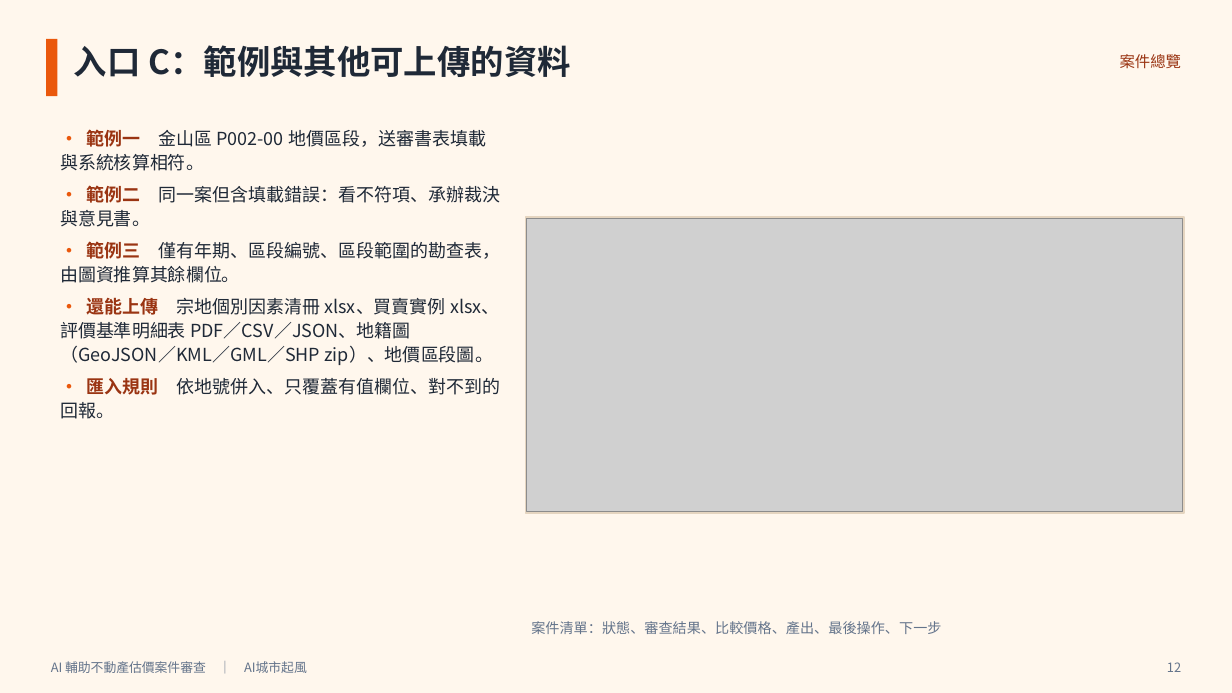
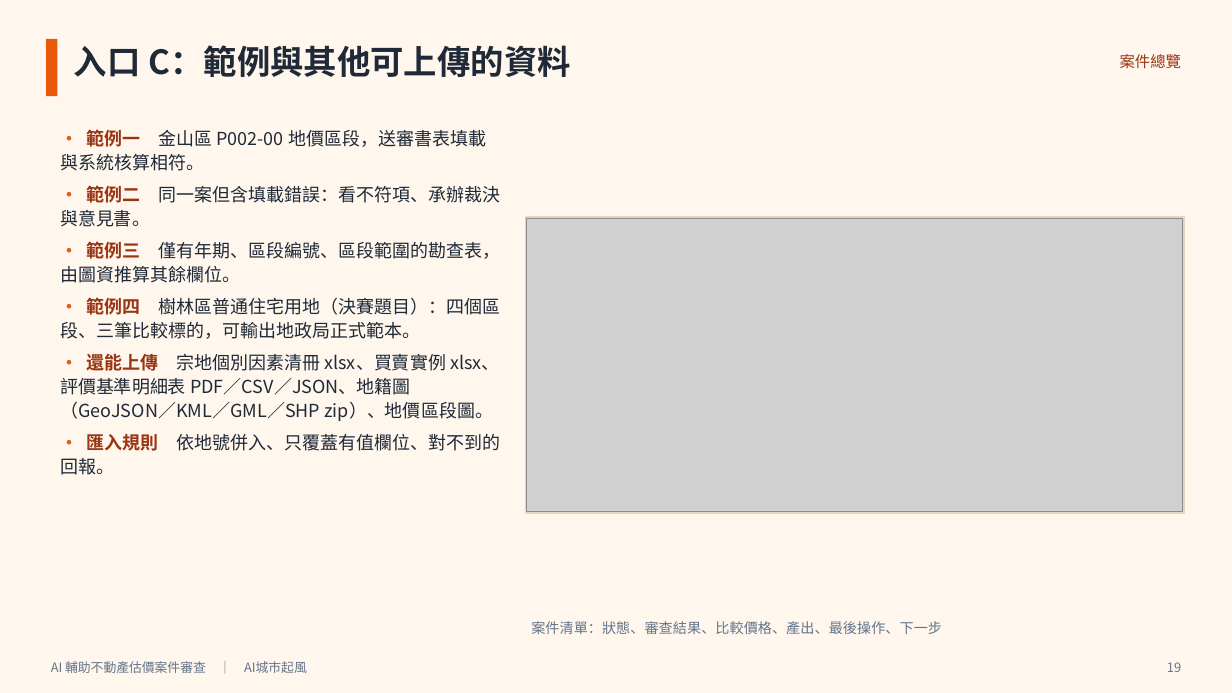
Before and after one commit to Peakqi-com/la-platform-hackthon, a slide deck: slide 19 of docs/demo/AI輔助不動產估價案件審查_簡報.pptx (slide 12 before the commit). Drawn at 1232x693 pixels with LibreOffice and Linux fonts; fonts in the diff are those of the drawing; grey boxes stand for pictures. Boxes give left, top, right and bottom in pixels: in the first picture for what was removed or moved away, otherwise in the second. Text is boxed around its words. In the diff, an @@ line names an element or a change of style, - is before the commit and + after.

```diff
--- a/docs/demo/AI輔助不動產估價案件審查_簡報.pptx
+++ b/docs/demo/AI輔助不動產估價案件審查_簡報.pptx
@@ text at bbox=[60, 297, 500, 339]: paragraph added @@
+• 範例四 樹林區普通住宅用地（決賽題目）：四個區段、三筆比較標的，可輸出地政局正式範本。
@@ text at bbox=[1167, 662, 1181, 672]: text changed @@
-12
+19
```
Also in this commit, not shown: 33 other slides changed, 4 slides added, 11 other files.
